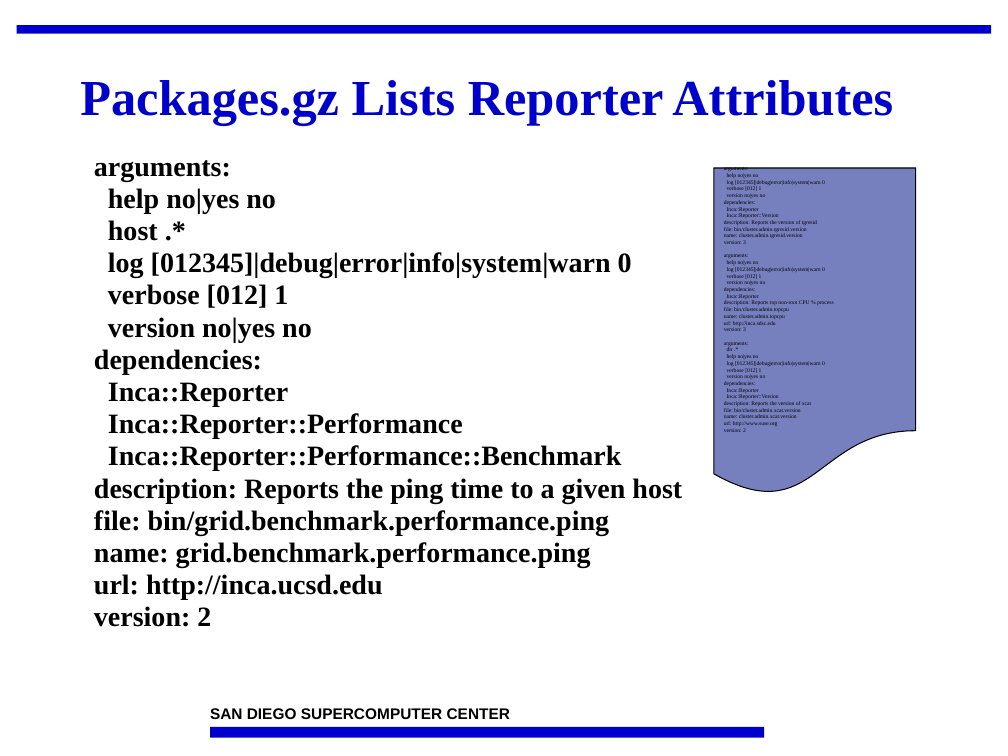
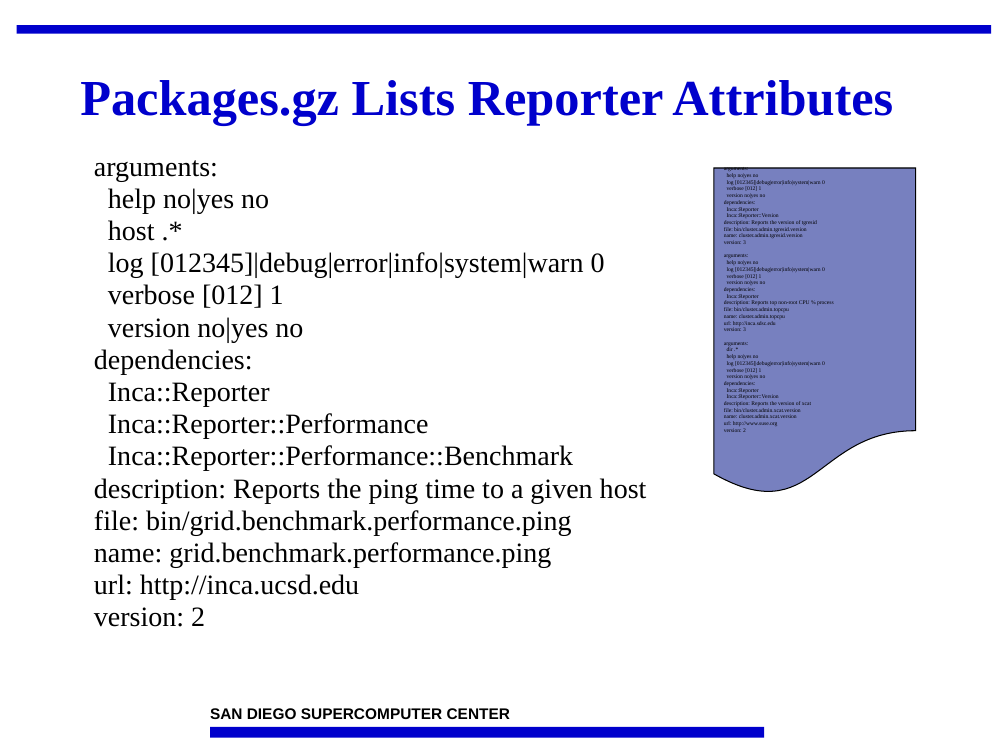
Before and after one commit to IncaProject/inca-xsede, a slide deck: slide 30 of talks/2008workshop/incaReporters.ppt. Drawn at 1008x756 pixels with LibreOffice and Linux fonts; fonts in the diff are those of the drawing; background and template pictures are left out. Boxes give left, top, right and bottom in pixels: in the first picture for what was removed or moved away, otherwise in the second. Text is boxed around its words. In the diff, an @@ line names an element or a change of style, - is before the commit and + after.

```diff
--- a/talks/2008workshop/incaReporters.ppt
+++ b/talks/2008workshop/incaReporters.ppt
@@ text "arguments:" at (94,160,647,627): bold off @@
```
Also in this commit, not shown: 5 other slides changed, 1 slide added.
